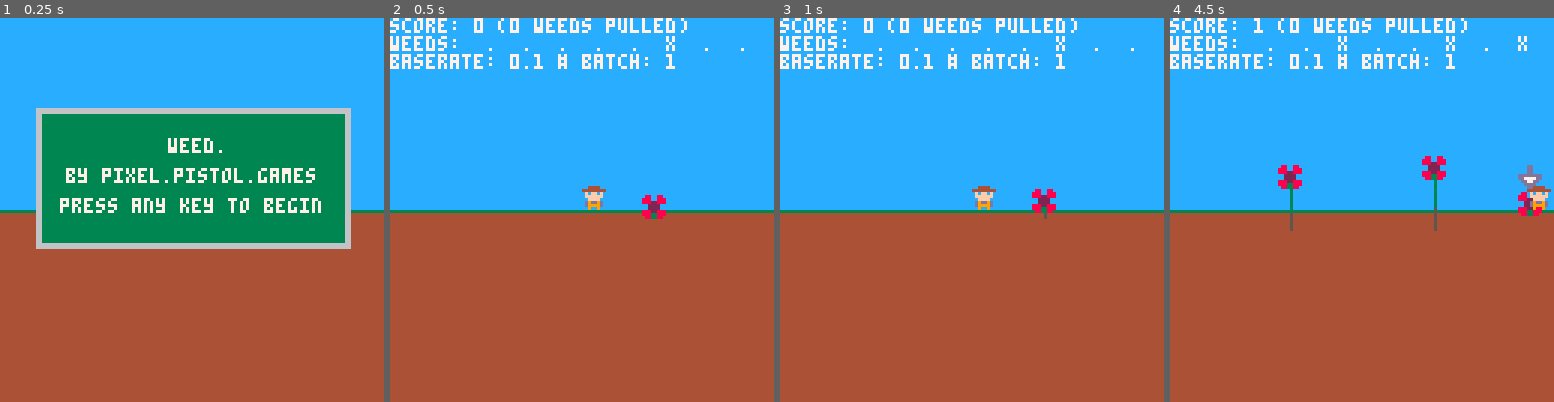
Above: before the commit, frames 1-4 (left to right).
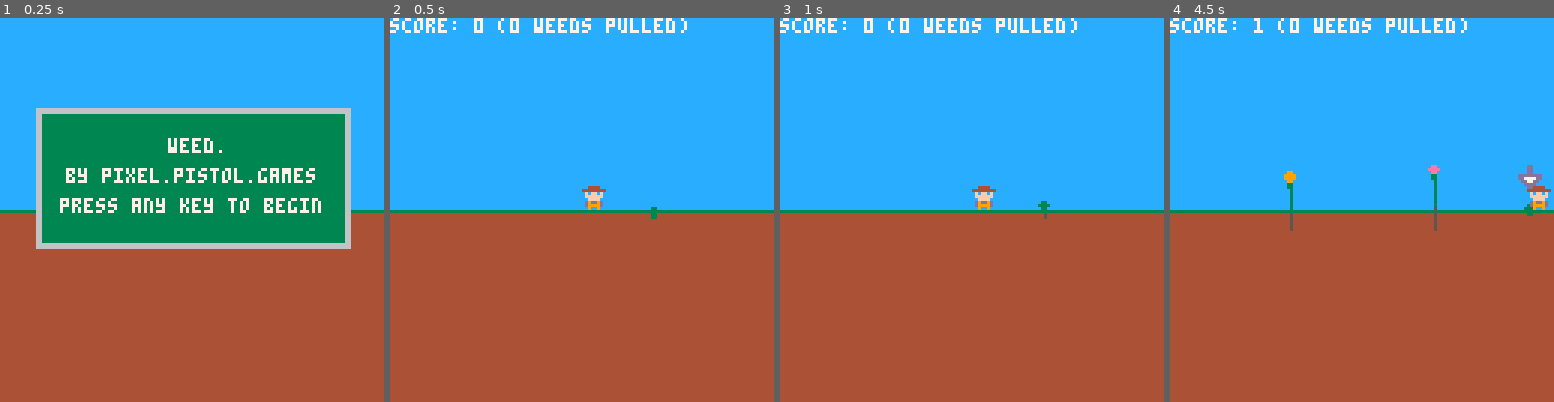
Above: after the commit, the same moments.

Repository: millwardesque/overgrowth
Game: PICO-8 cartridge overgrowth.p8
The game is run twice, just before and just after one commit, with the same random seed, the same clock (stepped at 60 frames per second) and the same inputs.
Inputs:
- Up to frame 1 (0.25 s): no input
- Up to frame 2 (0.5 s): tap X (X key) at 0.33 s
- Up to frame 3 (1 s): tap O (Z key) at 0.7 s
- Up to frame 4 (4.5 s): tap X (X key) at 1.07, 1.85, 2.97, 4.08 s; hold Right 1.6-2.1 s; tap O (Z key) every 0.4 s from 1.7 to 4.1 s; hold Up 2.15-2.42 s; hold Right 2.47-3.03 s; hold Left 3.08-3.58 s; hold Down 3.63-3.97 s; hold Right from 4.02 s (still down)

Frame 1 is identical in both runs. In frame 2, 1.8% of the frame differs, in the area x 0-93%, y 4-53%; in frame 3, 1.8%; in frame 4, 2.3%, in the area x 0-97%, y 4-52%.

Commit message:
Added some more flower varieties.

Diff:
--- a/overgrowth.lua
+++ b/overgrowth.lua
@@ -368,10 +368,11 @@
 --
 -- Weed
 --
-function make_weed(name, sprite, stem_max_height, stem_growth_rate, stem_colour, root_max_height, root_growth_rate, root_colour, reroot_speed)
+function make_weed(name, growth_frames, stem_max_height, stem_growth_rate, stem_colour, root_max_height, root_growth_rate, root_colour, reroot_speed)
 	local weed = make_game_object(name, g_weed_generator.column_to_pixel(column), g_game_config.ground_height)
 
 	weed.weed = {
+		growth_frames = growth_frames,
 		stem_height = 0,
 		stem_max_height = stem_max_height,
 		stem_growth_rate = stem_growth_rate,
@@ -383,12 +384,13 @@
 		reroot_speed = reroot_speed,
 		pull_offset = 0,
 	}
-	attach_renderable(weed, sprite)
+	attach_renderable(weed, growth_frames[1])
 
 	--
 	-- Update the weed
 	--
 	weed.update = function (self)
+		-- Re-root if pulled partially
 		if self.weed.pull_offset > 0 then
 			self.weed.pull_offset -= self.weed.reroot_speed
 			if self.weed.pull_offset < 0 then
@@ -401,6 +403,20 @@
 				if self.weed.stem_height > self.weed.stem_max_height then
 					self.weed.stem_height = self.weed.stem_max_height
 				end
+
+				-- Check whether we should show a new growth sprite
+				local growth_frame_threshold = 1
+				if #self.weed.growth_frames > 1 then
+					growth_frame_threshold = 1 / (#self.weed.growth_frames - 1)
+				end
+
+				local stem_growth_pct = self.weed.stem_height / self.weed.stem_max_height
+				local index = 0
+				while (stem_growth_pct > 0) do
+					stem_growth_pct -= growth_frame_threshold
+					index += 1
+				end
+				self.renderable.sprite = self.weed.growth_frames[index]
 			end
 
 			if self.weed.root_height < self.weed.root_max_height then
@@ -531,7 +547,7 @@
 	end
 
 	-- @DEBUG summarize
-	local show_debug = true
+	local show_debug = false
 	if show_debug then
 		local message = 'weeds: '
 		for i = 1, self.columns() do
@@ -596,7 +612,12 @@
 	column = available_cols[index]
 
 	-- Generate random params
-	local sprite = 32
+	local growth_frames = {
+		{32, 33, 34, 35},
+		{32, 36, 37, 38},
+		{32, 39, 40, 41},
+	}
+	local growth_frame_index = 1 + flr(rnd(#growth_frames))
 
 	local stem_max_height =  self.max_weed_height
 	local stem_growth_rate = self.base_growth_rate + rnd(20) / 100
@@ -609,7 +630,7 @@
 	local reroot_speed = 0.01 + flr(rnd(10)) / 100
 
 	-- Construct the weed
-	local weed = make_weed("weed-"..column, sprite, stem_max_height, stem_growth_rate, stem_colour, root_max_height, root_growth_rate, root_colour, reroot_speed)
+	local weed = make_weed("weed-"..column, growth_frames[growth_frame_index], stem_max_height, stem_growth_rate, stem_colour, root_max_height, root_growth_rate, root_colour, reroot_speed)
 	self.weeds[column] = weed
 	add(scene, weed)
 
--- a/overgrowth.p8
+++ b/overgrowth.p8
@@ -5,7 +5,7 @@
 player = nil
 main_camera = nil
 g_game_config = {
-	ground_height = 64,	-- Height of the first ground pixel
+	ground_height = 64,	-- height of the first ground pixel
 }
 state = nil
 
@@ -18,7 +18,7 @@
 		state.update(state)
 	end
 
-	-- @DEBUG g_log.log("CPU: "..stat(1))
+	-- @debug g_log.log("cpu: "..stat(1))
 end
 
 function _draw()
@@ -28,13 +28,13 @@
 		state.draw(state)
 	end
 
-	-- Draw debug log
+	-- draw debug log
 	g_log.render()
 	g_log.clear()
 end
 
 --
--- Sets the active game state
+-- sets the active game state
 --
 function set_game_state(game_state)
 	if state ~= nil and state.exit then
@@ -46,7 +46,7 @@
 end
 
 --
--- Encapsulates the title screen
+-- encapsulates the title screen
 --
 title_state = {
 	enter = function(self)
@@ -59,7 +59,7 @@
 	end,
 
 	draw = function(self)
-		-- Draw main title window
+		-- draw main title window
 		camera()
 		clip()
 
@@ -86,31 +86,31 @@
 }
 
 --
--- Encapsulates the ingame state
+-- encapsulates the ingame state
 --
 ingame_state = {
 	enter = function(self)
 		scene = {}
 
-		-- Make the camera
+		-- make the camera
 		main_camera = make_camera(0, 0, 128, 128, 0, 0)
 
-		-- Weeds
+		-- weeds
 		g_weed_generator.init(16, 32, 60)
 		g_weed_generator.generate_weed()
 
-		-- Player
+		-- player
 		local player_height = 8
-		local player_start_x = 128 / 2 -- Middle of the screen
+		local player_start_x = 128 / 2 -- middle of the screen
 		local player_start_y = g_game_config.ground_height - player_height -- 1px above the ground
 		player = make_player("player", player_start_x, player_start_y, 1, 2, 2)
 
-		-- Weed highlighter
+		-- weed highlighter
 		make_weed_highlighter(player, 48)
 	end,
 
 	update = function(self)
-		-- Process input
+		-- process input
 		player_movement = make_vec2(0, 0)
 		if btn(0) then
 			player_movement.x -= player.speed
@@ -125,13 +125,13 @@
 		end
 
 		if btn(5) then
-			-- @TODO Activate Powerup
-		end
-
-		-- Process player movement changes
+			-- @todo activate powerup
+		end
+
+		-- process player movement changes
 		player.position += player_movement
 
-		-- Keep the player inside the screen bounds
+		-- keep the player inside the screen bounds
 		local player_width = 8
 		if player.position.x < 0 then
 			player.position.x = 0
@@ -139,17 +139,17 @@
 			player.position.x = 127 - player_width
 		end
 
-		-- Update weed generator
+		-- update weed generator
 		g_weed_generator.update()
 
-		-- Update game objects
+		-- update game objects
 		for game_obj in all(scene) do
 			if (game_obj.update) then
 				game_obj.update(game_obj)
 			end
 		end
 
-		-- Check for game-over state
+		-- check for game-over state
 		if g_weed_generator.are_all_weeds_grown() then
 			set_game_state(game_over_state)
 		end
@@ -158,7 +158,7 @@
 	draw = function(self)
 		g_renderer.render()
 
-		-- Draw score
+		-- draw score
 		color(7)
 		print("score: "..player.score.." ("..player.weeds_pulled.." weeds pulled)")
 	end,
@@ -187,7 +187,7 @@
 			set_game_state(ingame_state)
 		end
 
-		-- Update game objects (mostly to keep animations running)
+		-- update game objects (mostly to keep animations running)
 		for game_obj in all(scene) do
 			if (game_obj.update) then
 				game_obj.update(game_obj)
@@ -198,7 +198,7 @@
 	draw = function(self)
 		g_renderer.render()
 
-		-- Draw game-over window
+		-- draw game-over window
 		camera()
 		clip()
 
@@ -226,7 +226,7 @@
 }
 
 --
--- Game Object
+-- game object
 --
 function make_game_object(name, pos_x, pos_y)
 	local game_obj = {
@@ -237,7 +237,7 @@
 end
 
 --
--- Renderable maker.
+-- renderable maker.
 --
 function attach_renderable(game_obj, sprite)
 	local renderable = {
@@ -251,33 +251,33 @@
 		palette = nil
 	}
 
-	-- Default rendering function
+	-- default rendering function
 	renderable.render = function(self, position)
 
-		-- Set the palette
+		-- set the palette
 		if (self.palette) then
-			-- Set colours
+			-- set colours
 			for i = 0, 15 do
 				pal(i, self.palette[i + 1])
 			end
 
-			-- Set transparencies
+			-- set transparencies
 			for i = 17, #self.palette do
 				palt(self.palette[i], true)
 			end
 		end
 
-		-- Draw
+		-- draw
 		spr(self.sprite, position.x, position.y, self.sprite_width, self.sprite_height, self.flip_x, self.flip_y)
 
-		-- Reset the palette
+		-- reset the palette
 		if (self.palette) then
 			pal()
 			palt()
 		end
 	end
 
-	-- Save the default render function in case the object wants to use it in an overridden render function.
+	-- save the default render function in case the object wants to use it in an overridden render function.
 	renderable.default_render = renderable.render
 
 	game_obj.renderable = renderable;
@@ -285,7 +285,7 @@
 end
 
 --
--- Create a player
+-- create a player
 function make_player(name, start_x, start_y, sprite, speed, strength)
 	local new_player = make_game_object(name, start_x, start_y)
 	new_player.is_pulling_weed = false
@@ -293,7 +293,7 @@
 	new_player.score = 0
 	new_player.weeds_pulled = 0
 
-	-- Animations
+	-- animations
 	local player_anims = {
 		idle = { 1 },
 		pull_weed = { 2, 1 }
@@ -301,15 +301,15 @@
 
 	attach_anim_spr_controller(new_player, 4, player_anims, "idle", 0)
 
-	-- Game stats
+	-- game stats
 	new_player.speed = speed
 	new_player.strength = strength
 	attach_renderable(new_player, sprite)
-	new_player.renderable.draw_order = 1	-- Draw player after other in-game objects so he appears in front of weeds
-
-	-- Pull a weed
+	new_player.renderable.draw_order = 1	-- draw player after other in-game objects so he appears in front of weeds
+
+	-- pull a weed
 	new_player.pull_weed = function(self)
-		local center = self.position.x + (8 / 2)	-- Hardcoded to player width of 8px
+		local center = self.position.x + (8 / 2)	-- hardcoded to player width of 8px
 		local column = g_weed_generator.pixel_to_column(center)
 		local weed = g_weed_generator.get_weed(column)
 
@@ -322,7 +322,7 @@
 		self.pulling_weed_elapsed = 0
 	end
 
-	-- Update player
+	-- update player
 	new_player.update = function (self)
 		if self.is_pulling_weed then
 			self.pulling_weed_elapsed += 1
@@ -342,7 +342,7 @@
 end
 
 --
--- Create the weed highlighter
+-- create the weed highlighter
 --
 function make_weed_highlighter(owner, sprite)
 	local highlighter = make_game_object("highlighter", 0, -8)
@@ -351,15 +351,15 @@
 
 	highlighter.update = function (self)
 		local my_center = 8 / 2
-		local owner_center = owner.position.x + (8 / 2)	-- Hardcoded to an owner width of 8px
+		local owner_center = owner.position.x + (8 / 2)	-- hardcoded to an owner width of 8px
 		local column = g_weed_generator.pixel_to_column(owner_center)
 		self.position.x = g_weed_generator.column_to_pixel(column) - my_center
 
 		local weed = g_weed_generator.weeds[column]
 		if weed ~= nil and not is_weed_fully_grown(weed) then
-			self.position.y = weed.position.y - weed.weed.pull_offset - weed.weed.stem_height - 8 - (8 / 2) - 2	-- Draw highlighter above the weed
+			self.position.y = weed.position.y - weed.weed.pull_offset - weed.weed.stem_height - 8 - (8 / 2) - 2	-- draw highlighter above the weed
 		else
-			self.position.y = -8	-- Offscreen
+			self.position.y = -8	-- offscreen
 		end
 	end
 
@@ -369,12 +369,13 @@
 end
 
 --
--- Weed
---
-function make_weed(name, sprite, stem_max_height, stem_growth_rate, stem_colour, root_max_height, root_growth_rate, root_colour, reroot_speed)
+-- weed
+--
+function make_weed(name, growth_frames, stem_max_height, stem_growth_rate, stem_colour, root_max_height, root_growth_rate, root_colour, reroot_speed)
 	local weed = make_game_object(name, g_weed_generator.column_to_pixel(column), g_game_config.ground_height)
 
 	weed.weed = {
+		growth_frames = growth_frames,
 		stem_height = 0,
 		stem_max_height = stem_max_height,
 		stem_growth_rate = stem_growth_rate,
@@ -386,12 +387,13 @@
 		reroot_speed = reroot_speed,
 		pull_offset = 0,
 	}
-	attach_renderable(weed, sprite)
+	attach_renderable(weed, growth_frames[1])
 
 	--
-	-- Update the weed
+	-- update the weed
 	--
 	weed.update = function (self)
+		-- re-root if pulled partially
 		if self.weed.pull_offset > 0 then
 			self.weed.pull_offset -= self.weed.reroot_speed
 			if self.weed.pull_offset < 0 then
@@ -404,6 +406,20 @@
 				if self.weed.stem_height > self.weed.stem_max_height then
 					self.weed.stem_height = self.weed.stem_max_height
 				end
+
+				-- check whether we should show a new growth sprite
+				local growth_frame_threshold = 1
+				if #self.weed.growth_frames > 1 then
+					growth_frame_threshold = 1 / (#self.weed.growth_frames - 1)
+				end
+
+				local stem_growth_pct = self.weed.stem_height / self.weed.stem_max_height
+				local index = 0
+				while (stem_growth_pct > 0) do
+					stem_growth_pct -= growth_frame_threshold
+					index += 1
+				end
+				self.renderable.sprite = self.weed.growth_frames[index]
 			end
 
 			if self.weed.root_height < self.weed.root_max_height then
@@ -417,21 +433,21 @@
 	end
 
 	--
-	-- Custom function for rendering the weed
+	-- custom function for rendering the weed
 	--
 	weed.renderable.render = function(self, position)
 		local weed = self.game_obj.weed
 
 		local adjusted_y_position = position.y - weed.pull_offset;
 
-		-- Draw the stem
+		-- draw the stem
 		line(position.x, adjusted_y_position, position.x, adjusted_y_position - weed.stem_height, weed.stem_colour)
 
-		-- Draw the roots
+		-- draw the roots
 		line(position.x, adjusted_y_position + 1, position.x, adjusted_y_position + 1 + weed.root_height, weed.root_colour)
 
-		-- Draw the flower
-		local flower_position = make_vec2(position.x, adjusted_y_position) - make_vec2(8 / 2, weed.stem_height + 8 / 2)	-- Draw the center of the flower to be at the top of the stem
+		-- draw the flower
+		local flower_position = make_vec2(position.x, adjusted_y_position) - make_vec2(8 / 2, weed.stem_height + 8 / 2)	-- draw the center of the flower to be at the top of the stem
 		self.default_render(self, flower_position)
 	end
 
@@ -439,7 +455,7 @@
 end
 
 --
--- Returns true if a weed is at full height
+-- returns true if a weed is at full height
 --
 function is_weed_fully_grown(weed)
 	if weed == nil or weed.weed == nil then
@@ -450,7 +466,7 @@
 end
 
 --
--- Attempts to pull a weed
+-- attempts to pull a weed
 --
 function pull_weed(weed, amount, puller)
 	if weed == nil or is_weed_fully_grown(weed) then
@@ -459,23 +475,23 @@
 
 	weed.weed.pull_offset += amount
 
-	-- Score increases a bit for the pull.
+	-- score increases a bit for the pull.
 	puller.score += 1
 
 	if (weed.position.y + weed.weed.root_height - weed.weed.pull_offset < g_game_config.ground_height) then
 		g_weed_generator.kill_weed(weed)
 
-		-- Score increases a lot for the extraction.
+		-- score increases a lot for the extraction.
 		puller.score += 10
 		puller.weeds_pulled += 1
 	end
 end
 
 --
--- Weed generator
+-- weed generator
 --
 g_weed_generator = {
-	weed_width = 1,	-- Pixels wide per weed. 128 / 4 = 32 weeds per game
+	weed_width = 1,	-- pixels wide per weed. 128 / 4 = 32 weeds per game
 	weeds = {},
 	time_between_weeds = 1,
 	time_until_weed = 0,
@@ -486,7 +502,7 @@
 }
 
 --
--- Initialize the weed generator
+-- initialize the weed generator
 --
 g_weed_generator.init = function(weed_width, max_weed_height, time_between_weeds)
 	local self = g_weed_generator
@@ -506,7 +522,7 @@
 end
 
 --
--- Update the weed generator
+-- update the weed generator
 --
 g_weed_generator.update = function()
 	local self = g_weed_generator
@@ -518,8 +534,8 @@
 		end
 		self.time_until_weed = self.time_between_weeds
 
-		-- Increase the growth speed if we've generated enough weeds
-		-- Increase the number of weeds generated at once if we've generated enough weeds
+		-- increase the growth speed if we've generated enough weeds
+		-- increase the number of weeds generated at once if we've generated enough weeds
 		if self.generated_weeds % (self.columns() * 2) == 0 then
 			local column_overflow = self.weeds_per_batch - #self.get_available_columns()
 			if column_overflow < 0 then
@@ -533,8 +549,8 @@
 		end
 	end
 
-	-- @DEBUG summarize
-	local show_debug = true
+	-- @debug summarize
+	local show_debug = false
 	if show_debug then
 		local message = 'weeds: '
 		for i = 1, self.columns() do
@@ -556,7 +572,7 @@
 end
 
 --
--- Gets the number of weed columns in the game
+-- gets the number of weed columns in the game
 --
 g_weed_generator.columns = function ()
 	return flr(128 / g_weed_generator.weed_width)
@@ -575,31 +591,36 @@
 end
 
 --
--- Gets the weed at a column if there is one. If not, returns nil.
+-- gets the weed at a column if there is one. if not, returns nil.
 g_weed_generator.get_weed = function (column)
 	return g_weed_generator.weeds[column]
 end
 
 --
--- Generates a weed in an open column
+-- generates a weed in an open column
 --
 g_weed_generator.generate_weed = function ()
 	local self = g_weed_generator
 
-	-- Find available columns
+	-- find available columns
 	available_cols = self.get_available_columns()
 
-	-- Don't generate a weed if there's no space left
+	-- don't generate a weed if there's no space left
 	if #available_cols == 0 then
 		return
 	end
 
-	-- Choose a column at random
+	-- choose a column at random
 	local index = flr(rnd(#available_cols)) + 1
 	column = available_cols[index]
 
-	-- Generate random params
-	local sprite = 32
+	-- generate random params
+	local growth_frames = {
+		{32, 33, 34, 35},
+		{32, 36, 37, 38},
+		{32, 39, 40, 41},
+	}
+	local growth_frame_index = 1 + flr(rnd(#growth_frames))
 
 	local stem_max_height =  self.max_weed_height
 	local stem_growth_rate = self.base_growth_rate + rnd(20) / 100
@@ -611,8 +632,8 @@
 
 	local reroot_speed = 0.01 + flr(rnd(10)) / 100
 
-	-- Construct the weed
-	local weed = make_weed("weed-"..column, sprite, stem_max_height, stem_growth_rate, stem_colour, root_max_height, root_growth_rate, root_colour, reroot_speed)
+	-- construct the weed
+	local weed = make_weed("weed-"..column, growth_frames[growth_frame_index], stem_max_height, stem_growth_rate, stem_colour, root_max_height, root_growth_rate, root_colour, reroot_speed)
 	self.weeds[column] = weed
 	add(scene, weed)
 
@@ -620,7 +641,7 @@
 end
 
 --
--- Kills a weed
+-- kills a weed
 --
 g_weed_generator.kill_weed = function (weed)
 	local self = g_weed_generator;
@@ -648,29 +669,29 @@
 end
 
 --
--- Gets the worldspace x-coordinate associated with a weed column
+-- gets the worldspace x-coordinate associated with a weed column
 --
 g_weed_generator.column_to_pixel = function(column)
 	return (column - 1) * g_weed_generator.weed_width + flr(g_weed_generator.weed_width / 2)
 end
 
 --
--- Gets the column that contains a worldspace x-coordinate
+-- gets the column that contains a worldspace x-coordinate
 --
 g_weed_generator.pixel_to_column = function(x)
 	return flr(x / g_weed_generator.weed_width) + 1
 end
 
 --
--- Renderer subsystem
+-- renderer subsystem
 --
 g_renderer = {}
 
 --
--- Main render pipeline
+-- main render pipeline
 --
 g_renderer.render = function()
-	-- Collect renderables
+	-- collect renderables
 	local renderables = {};
 	for game_obj in all(scene) do
 		if (game_obj.renderable) then
@@ -678,10 +699,10 @@
 		end
 	end
 
-	-- Sort by draw-order
+	-- sort by draw-order
 	quicksort_draw_order(renderables)
 
-	-- Draw the scene
+	-- draw the scene
 	camera_draw_start(main_camera)
 
 	map(0, 0, 0, 0, 128, 128) -- draw the whole map and let the clipping region remove unnecessary bits
@@ -695,14 +716,14 @@
 
 
 --
--- Sort a renderable array by draw-order
+-- sort a renderable array by draw-order
 --
 function quicksort_draw_order(list)
 	quicksort_draw_order_helper(list, 1, #list)
 end
 
 --
--- Helper function for sorting renderables by draw-order
+-- helper function for sorting renderables by draw-order
 function quicksort_draw_order_helper(list, low, high)
 	if (low < high) then
 		local p = quicksort_draw_order_partition(list, low, high)
@@ -712,7 +733,7 @@
 end
 
 --
--- Partition a renderable list by draw_order
+-- partition a renderable list by draw_order
 --
 function quicksort_draw_order_partition(list, low, high)
 	local pivot = list[high]
@@ -737,7 +758,7 @@
 end
 
 --
--- Camera
+-- camera
 --
 function make_camera(draw_x, draw_y, draw_width, draw_height, shoot_x, shoot_y)
 	local t = {
@@ -767,7 +788,7 @@
 
 
 --
--- Animated sprite controller
+-- animated sprite controller
 --
 function attach_anim_spr_controller(game_obj, frames_per_cell, animations, start_anim, start_frame_offset)
 	game_obj.anim_controller = {
@@ -809,7 +830,7 @@
 end
 
 --
--- 2d Vector
+-- 2d vector
 --
 local vec2_meta = {}
 function vec2_meta.__add(a, b)
@@ -861,7 +882,7 @@
 end
 
 --
--- Log subsystem
+-- log subsystem
 --
 g_log = {
 	show_debug = true,
@@ -869,14 +890,14 @@
 }
 
 --
--- Logs a message
+-- logs a message
 --
 g_log.log = function(message)
 	add(g_log.log_data, message)
 end
 
 --
--- Renders the log
+-- renders the log
 --
 g_log.render = function()
 	if (g_log.show_debug) then
@@ -888,7 +909,7 @@
 end
 
 --
--- Clears the log
+-- clears the log
 --
 g_log.clear = function()
 	g_log.log_data = {}
@@ -910,14 +931,14 @@
 4444444444444444cccccccc00000000000000000000000000000000000000000000000000000000000000000000000000000000000000000000000000000000
 4444444444444444cccccccc00000000000000000000000000000000000000000000000000000000000000000000000000000000000000000000000000000000
 4444444444444444cccccccc00000000000000000000000000000000000000000000000000000000000000000000000000000000000000000000000000000000
-08800880000000000000000000000000000000000000000000000000000000000000000000000000000000000000000000000000000000000000000000000000
-88800888000000000000000000000000000000000000000000000000000000000000000000000000000000000000000000000000000000000000000000000000
-88822888000000000000000000000000000000000000000000000000000000000000000000000000000000000000000000000000000000000000000000000000
-00222200000000000000000000000000000000000000000000000000000000000000000000000000000000000000000000000000000000000000000000000000
-00222200000000000000000000000000000000000000000000000000000000000000000000000000000000000000000000000000000000000000000000000000
-88822888000000000000000000000000000000000000000000000000000000000000000000000000000000000000000000000000000000000000000000000000
-88833888000000000000000000000000000000000000000000000000000000000000000000000000000000000000000000000000000000000000000000000000
-08833880000000000000000000000000000000000000000000000000000000000000000000000000000000000000000000000000000000000000000000000000
+000000000000000000000000088008800000000000000000000ee000000000000000000000000000000000000000000000000000000000000000000000000000
+0000000000000000088008808880088800000000000aa00000eaae00000000000000000080088008000000000000000000000000000000000000000000000000
+000000000002200008822880888228880009900000a99a000ea99ae0000000000a0aa0a08a8aa8a8000000000000000000000000000000000000000000000000
+00000000002222000022220000222200009999000a9999a0ea9999ae000ee0000aaeeaa08aaeeaa8000000000000000000000000000000000000000000000000
+00033000002222000022220000222200009999000a9999a0ea9999ae00eeee000aeeeea08aeeeea8000000000000000000000000000000000000000000000000
+003333000002200008822880888228880009900000a99a000ea99ae0000ee00000aeea0008aeea80000000000000000000000000000000000000000000000000
+0003300000033000088338808883388800033000000aa00000eaae0000033000000aa000008aa800000000000000000000000000000000000000000000000000
+000330000003300000033000088338800003300000033000000ee000000330000003300000088000000000000000000000000000000000000000000000000000
 000dd000000000000000000000000000000000000000000000000000000000000000000000000000000000000000000000000000000000000000000000000000
 000dd000000000000000000000000000000000000000000000000000000000000000000000000000000000000000000000000000000000000000000000000000
 000dd000000000000000000000000000000000000000000000000000000000000000000000000000000000000000000000000000000000000000000000000000
Not shown, changed: readme.md
